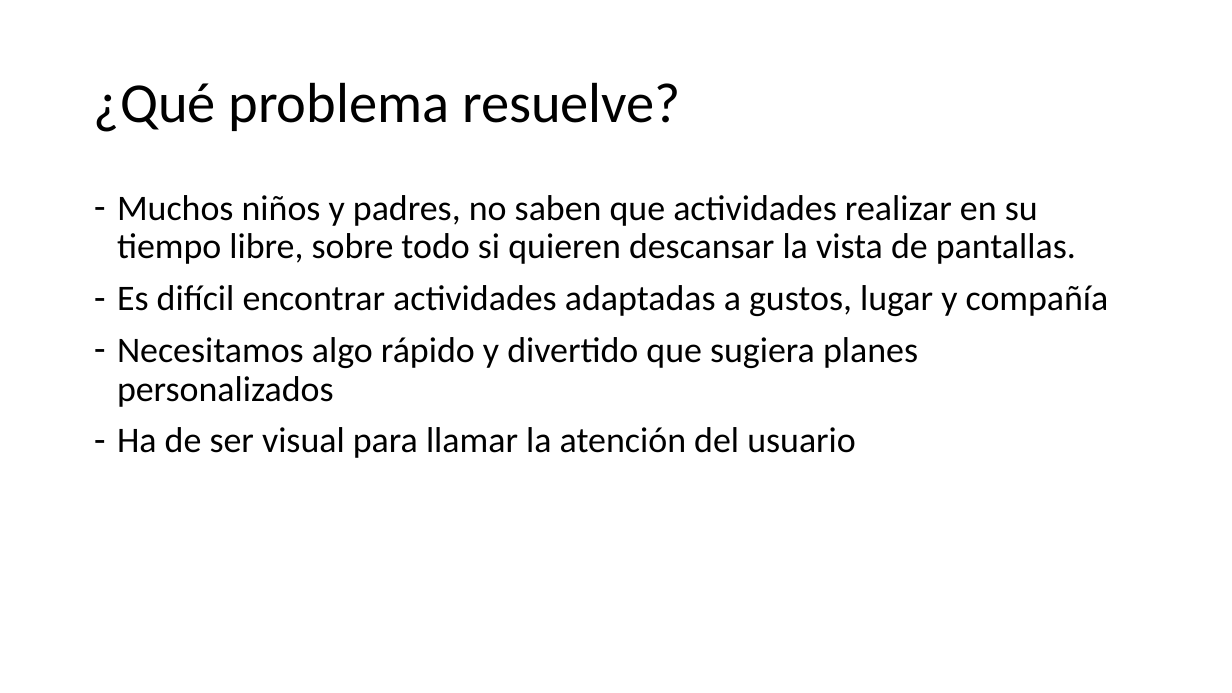
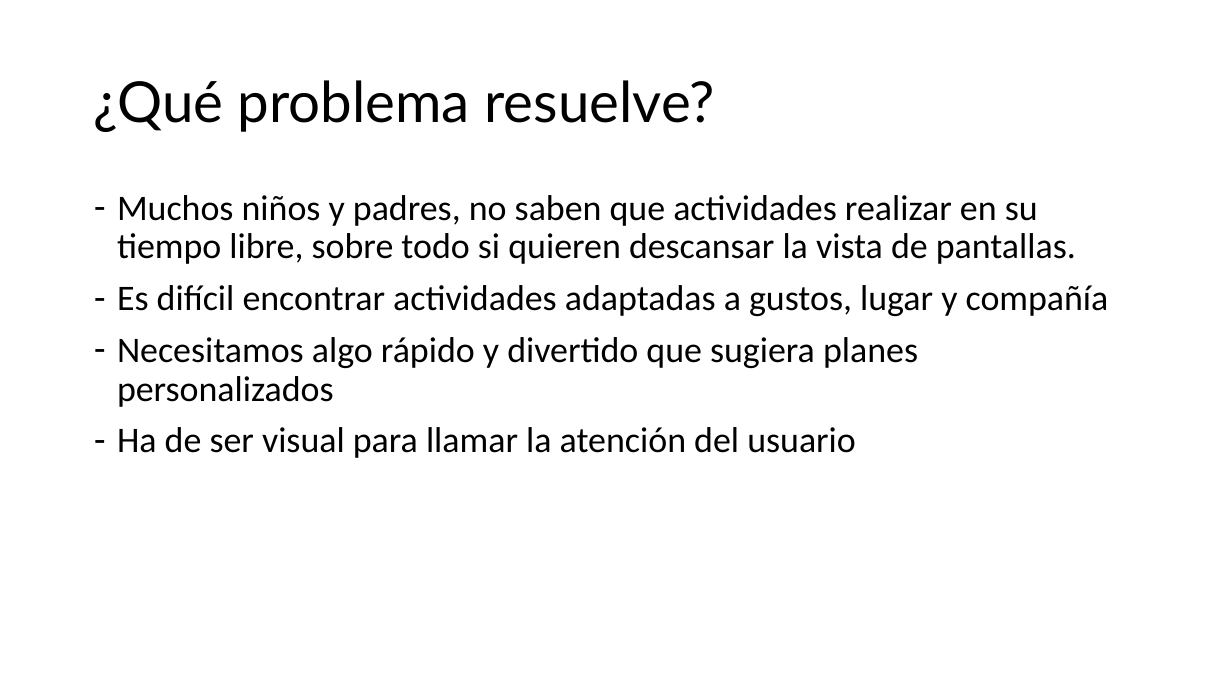
Before and after one commit to Merchecuesta/Portfolio, a slide deck: slide 3 of Funomatic/doc/Presentaciónapp.pptx. Drawn at 1232x693 pixels with LibreOffice and Linux fonts; fonts in the diff are those of the drawing; background and template pictures are left out. Boxes give left, top, right and bottom in pixels: in the first picture for what was removed or moved away, otherwise in the second. Text is boxed around its words. In the diff, an @@ line names an element or a change of style, - is before the commit and + after.

```diff
--- a/Funomatic/doc/Presentaciónapp.pptx
+++ b/Funomatic/doc/Presentaciónapp.pptx
@@ title "¿Qué problema resuelve?" at (94, 80, 715, 132): font Calibri to Lato @@
```
Also in this commit, not shown: 5 other slides changed, 2 slides added, 1 slide removed, 2 other files.
